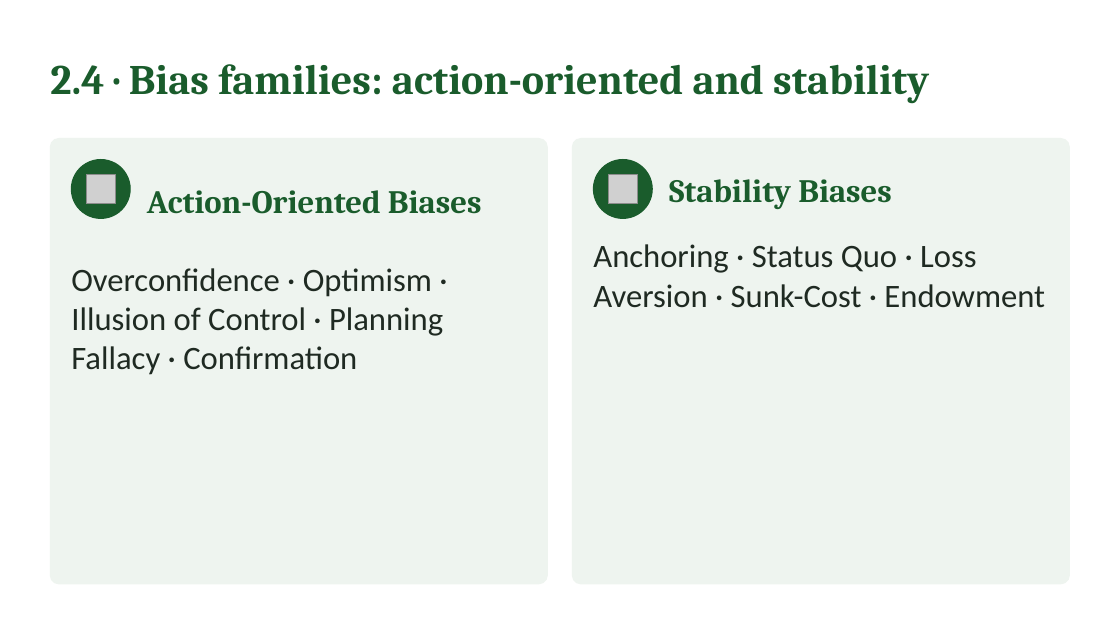
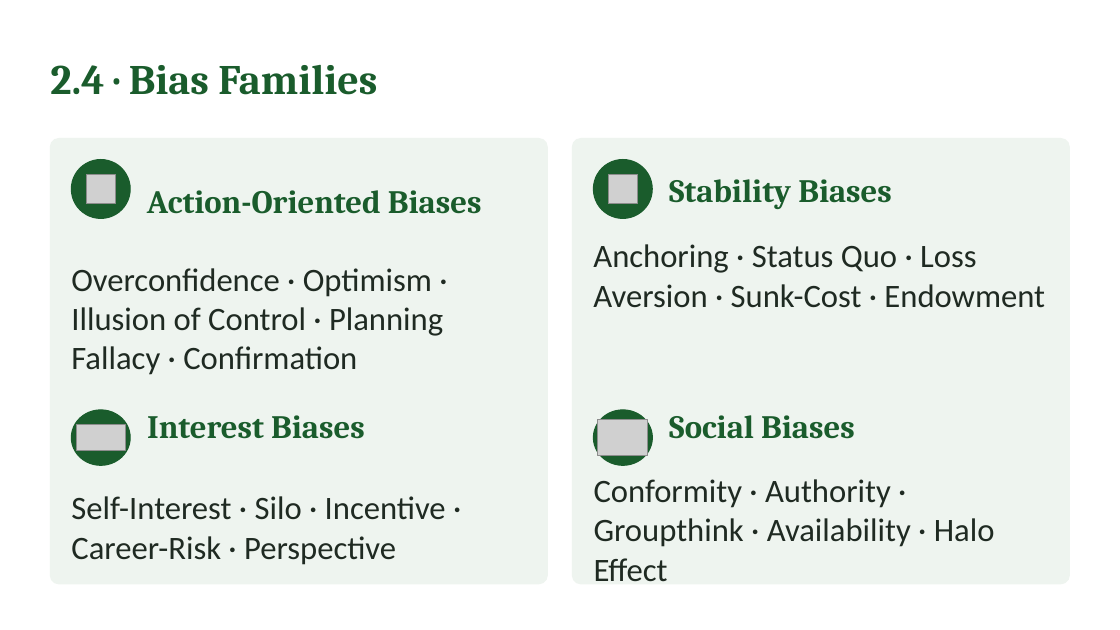
Before and after one commit to IBSL26/ibsl-platform, a slide deck: slide 13 of Unit decks/Unit 01 - Behavioural Strategy Fundamentals.pptx (slide 14 before the commit). Drawn at 1120x630 pixels with LibreOffice and Linux fonts; fonts in the diff are those of the drawing; grey boxes stand for pictures. Boxes give left, top, right and bottom in pixels: in the first picture for what was removed or moved away, otherwise in the second. Text is boxed around its words. In the diff, an @@ line names an element or a change of style, - is before the commit and + after.

Commit message:
Unit 1: participant text reframed, deck final

```diff
--- a/Unit decks/Unit 01 - Behavioural Strategy Fundamentals.pptx
+++ b/Unit decks/Unit 01 - Behavioural Strategy Fundamentals.pptx
@@ text at (50,65,377,95): text changed @@
-2.4 · Bias families: action-oriented and stability
+2.4 · Bias Families
@@ group added at (71,410,995,582): 4 texts, 2 ellipses, 2 pictures @@
+Interest Biases
+Self-Interest · Silo · Incentive · Career-Risk · Perspective
+Social Biases
+Conformity · Authority · Groupthink · Availability · Halo Effect
```
Also in this commit, not shown: 25 other slides changed, 9 slides added, 11 slides removed, 3 other files.
